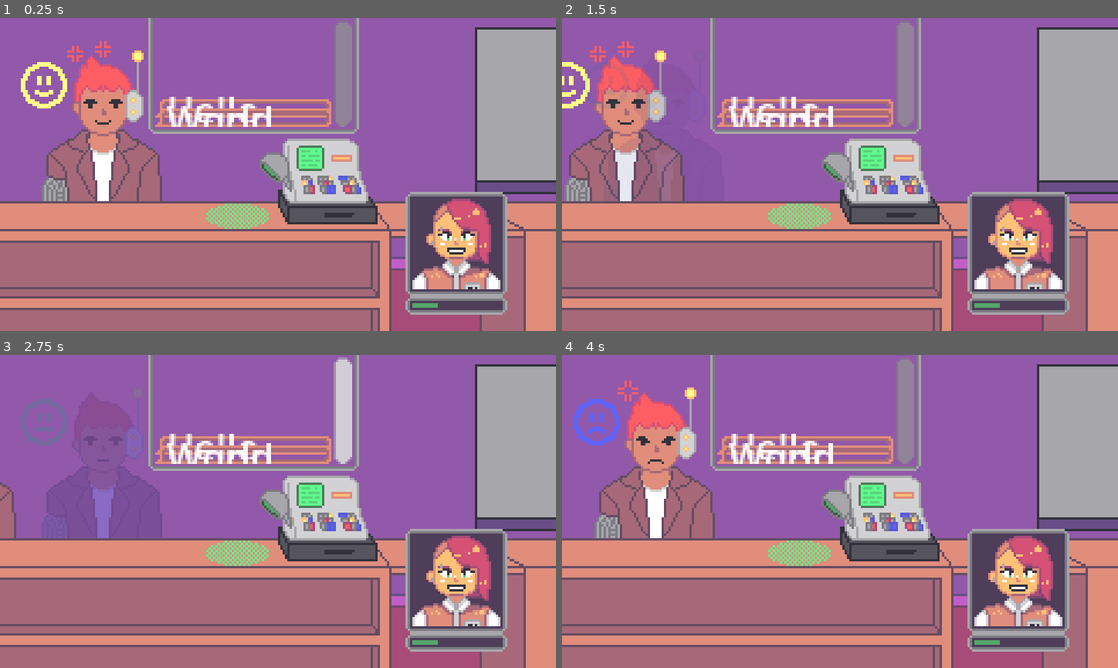
Above: before the commit, frames 1-4 (two rows, left to right).
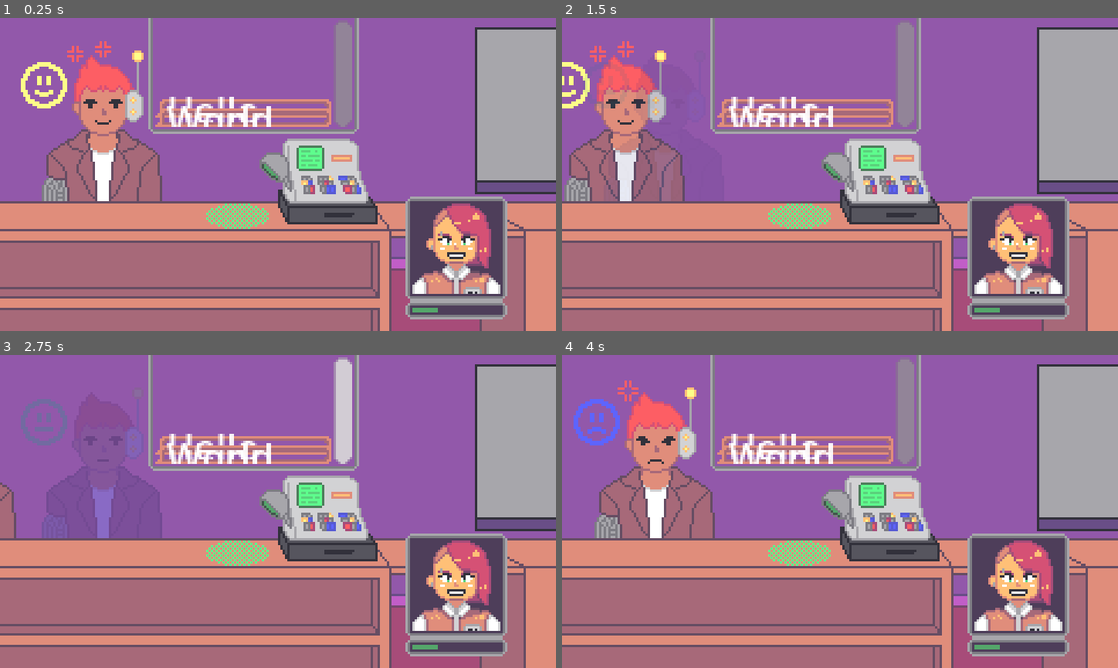
Above: after the commit, the same moments.

Repository: goofanader/ggj-2026
Game: Godot game, scene res://Scenes/Main Scene.tscn
Two runs of this game, one before a commit and one after it. Both use one fixed random seed, a clock stepped at 60 frames per second and the inputs below.
Inputs (mouse positions are in pixels of both pictures, inside the frame that each line leads up to):
- Up to frame 1 (0.25 s): no input
- Up to frame 2 (1.5 s): tap Enter (Spawn New Customer) at 0.5, 1.35 s; move the mouse to (878, 180) at 0.52 s; hold Backspace (Clear Customers) 0.53-1.28 s; click (878, 180) at 0.67 s; move the mouse to (728, 190) at 1.27 s; click (728, 190) at 1.42 s
- Up to frame 3 (2.75 s): move the mouse to (333, 442) at 2.02 s; hold Backspace (Clear Customers) from 2.03 s (still down); click (333, 442) at 2.17 s
- Up to frame 4 (4 s): move the mouse to (812, 574) at 2.77 s; release Backspace (Clear Customers) at 2.78 s; tap Enter (Spawn New Customer) at 2.85 s; click (812, 574) at 2.92 s; tap Space at 3.5 s; move the mouse to (1006, 558) at 3.52 s; hold Backspace (Clear Customers) from 3.53 s (still down); click (1006, 558) at 3.67 s

The runs differ from the first frame. In frame 1, 3.8% of the frame differs, in the area x 72-92%, y 55-97%; in frame 2, 3.8%; in frame 3, 3.8%; in frame 4, 3.8%.

Commit message:
Fixed bugs in customer script

Diff:
--- a/Scenes/Character Stats.tscn
+++ b/Scenes/Character Stats.tscn
@@ -83,27 +83,26 @@
 corner_detail = 1
 
 [node name="Character Stats" type="Node2D" unique_id=1264797244]
-position = Vector2(0, -31)
 
 [node name="ColorRect" type="ColorRect" parent="." unique_id=639407537]
 offset_left = -20.0
-offset_top = -20.0
+offset_top = -51.0
 offset_right = 20.0
-offset_bottom = 21.0
+offset_bottom = -10.0
 color = Color(0.30588236, 0.24313726, 0.3529412, 1)
 metadata/_edit_use_anchors_ = true
 
 [node name="AnimatedSprite2D" type="AnimatedSprite2D" parent="." unique_id=1938157375]
-position = Vector2(-1, -1)
+position = Vector2(-1, -32)
 sprite_frames = SubResource("SpriteFrames_6rtnr")
 animation = &"Angry"
-frame_progress = 0.66196597
+frame_progress = 0.8097742
 
 [node name="NinePatchRect" type="NinePatchRect" parent="." unique_id=1475072478]
 offset_left = -23.0
-offset_top = -23.0
+offset_top = -54.0
 offset_right = 23.0
-offset_bottom = 24.0
+offset_bottom = -7.0
 texture = ExtResource("2_tpcvg")
 patch_margin_left = 5
 patch_margin_top = 5
--- a/Scenes/Main Scene.tscn
+++ b/Scenes/Main Scene.tscn
@@ -165,7 +165,7 @@
 
 [node name="Character Stats" parent="." unique_id=1264797244 instance=ExtResource("25_bgl0a")]
 z_index = 20
-position = Vector2(197, 97)
+position = Vector2(197, 130)
 
 [connection signal="area_entered" from="Fg/Register/ScanSpot/ScanSpotArea" to="Fg/Register" method="_on_scan_spot_area_area_entered"]
 [connection signal="input_event" from="Fg/Register/ClickBox" to="Fg/Register" method="_on_click_box_input_event"]
--- a/Scripts/customer_scene.gd
+++ b/Scripts/customer_scene.gd
@@ -33,7 +33,6 @@
 ## -----------------------------------------------------------------------------
 
 @export_group("External Data")
-@export var main_node: MainNode
 @export var sprite_frames: SpriteFrames:
 	set(value):
 		sprite_frames = value
@@ -85,6 +84,16 @@
 @export var transition_out: Transitions = Transitions.Walk
 @export var item: Node
 
+## -----------------------------------------------------------------------------
+##             Signals
+## -----------------------------------------------------------------------------
+
+signal leaving(node)
+signal drop_item
+
+## -----------------------------------------------------------------------------
+##             Methods
+## -----------------------------------------------------------------------------
 
 func entered() -> void:
 	place_item()
@@ -96,7 +105,7 @@
 	t.start(1.0)
 
 func place_item() -> void:
-	main_node.drop_items()
+	drop_item.emit()
 
 func play_sound(sound_name:String) -> void:
 	audio_node.stream = audio_files[sound_name]
@@ -117,6 +126,7 @@
 func leave() -> void:
 	if _is_leaving: return
 	_is_leaving = true
+	leaving.emit(self)
 	match transition_in:
 		Transitions.Walk:
 			animator.play("Walk Out")
--- a/Scripts/main_scene.gd
+++ b/Scripts/main_scene.gd
@@ -40,15 +40,17 @@
 	var customer_node:CustomerNode = customer_data.generate_new()
 	add_customer(customer_node)
 
-func add_customer(customer_node) -> void:
+func add_customer(customer_node: CustomerNode) -> void:
 	customer_nodes.append(customer_node)
-	customer_node.main_node = self
+	customer_node.leaving.connect(remove_customer)
+	customer_node.drop_item.connect(drop_items)
 	customer_node.position = customer_spawn.position
 	add_child(customer_node)
 	customer_node.enter()
 
 func remove_customer(customer_node:CustomerNode) -> void:
-	customer_nodes.erase(customer_node)
+	if customer_nodes.has(customer_node):
+		customer_nodes.erase(customer_node)
 	customer_node.leave()
 
 func clear_customers() -> void:
